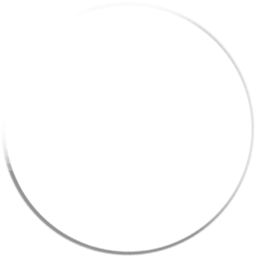
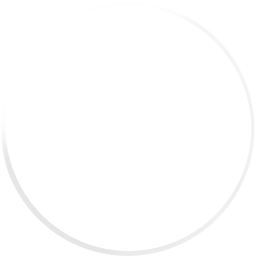
Revision of a layered 256 x 256 image; what changed, layer by layer:
painted on "Layer 1", masked it over (2, 3, 254, 256)
